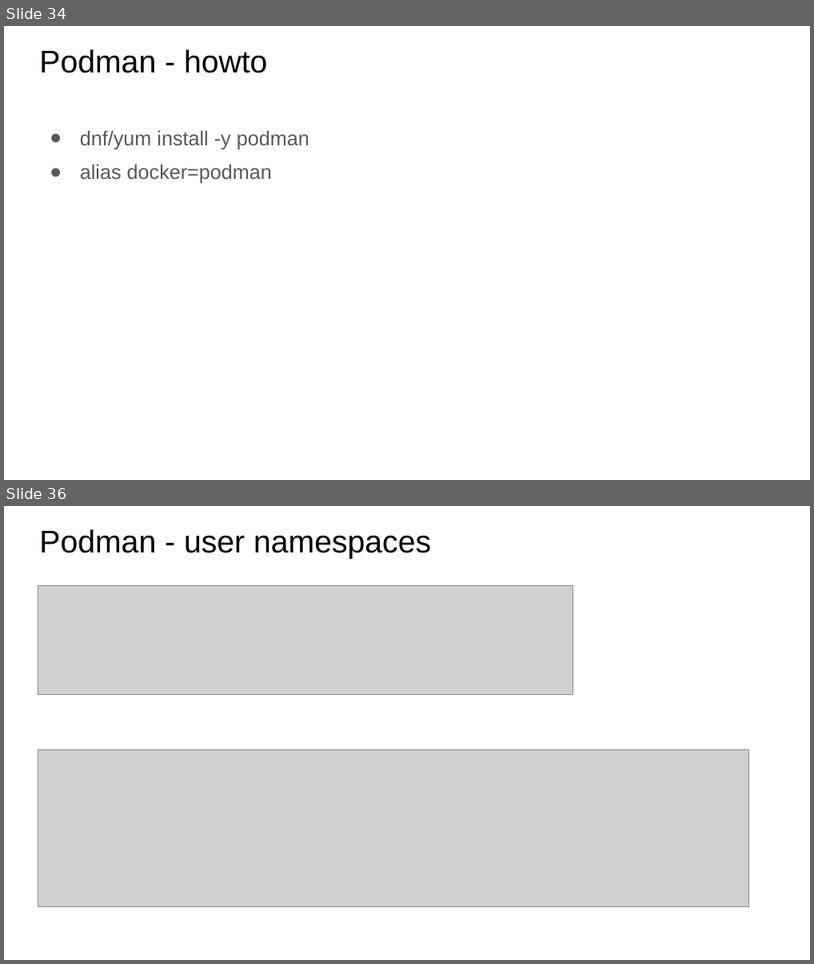
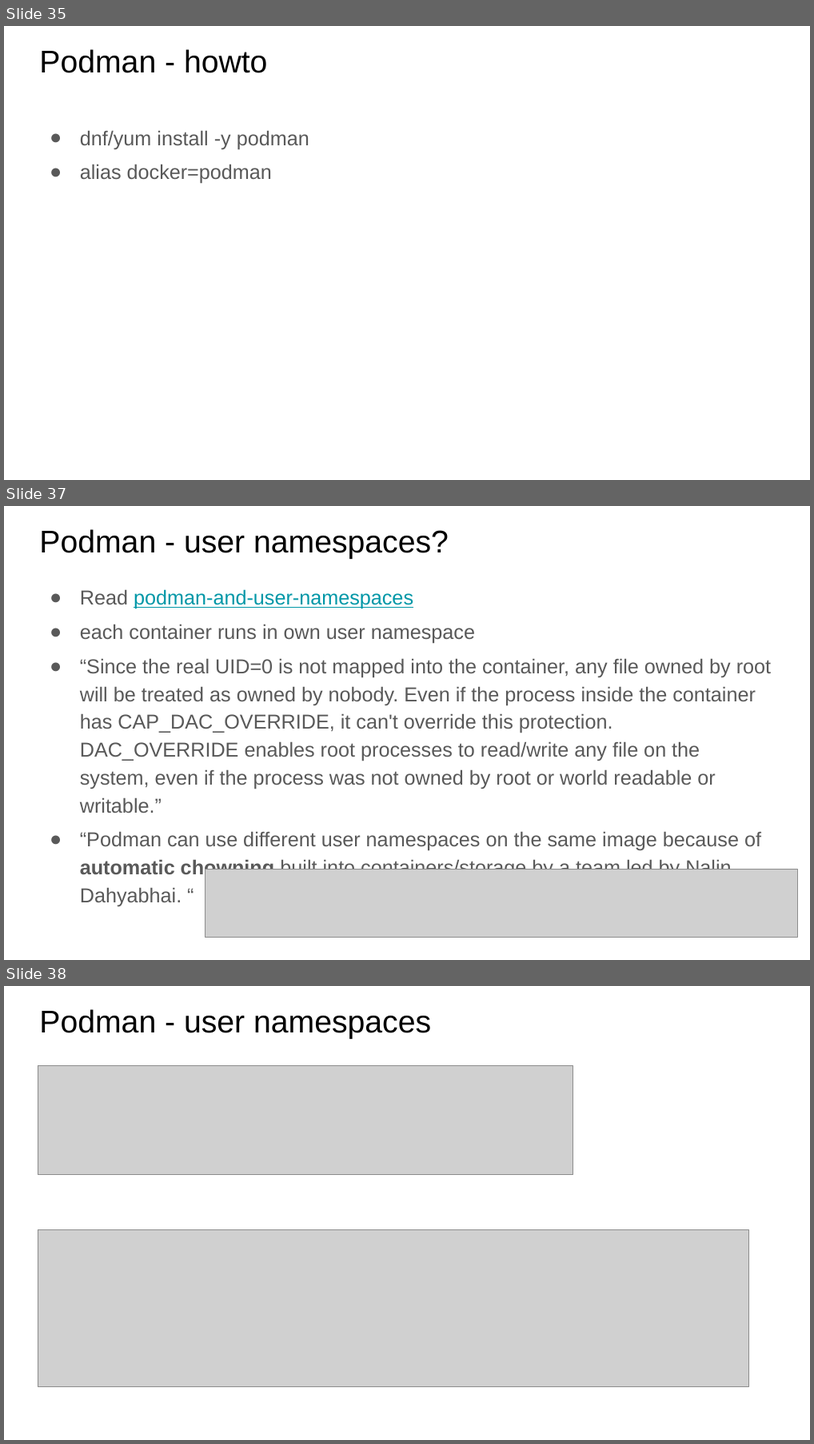
Before and after one commit to docent-net/conferences, a slide deck: 2019-16-sesja-linuksowa/o-bezpieczenstwie-kontenerow-linuksowych.odp. Shown one above the other, each under a label of ours: slides 34 and 36 before the commit, slides 35, 37 and 38 after it; the slides between them are not shown. The pictures are 814x964 and 814x1444 pixels, drawn with LibreOffice and Linux fonts; fonts in the diff are those of the drawing; grey boxes stand for pictures. Boxes give left, top, right and bottom in pixels: in the first picture for what was removed or moved away, otherwise in the second. Text is boxed around its words. In the diff, an @@ line names an element or a change of style, - is before the commit and + after.

```diff
--- a/2019-16-sesja-linuksowa/o-bezpieczenstwie-kontenerow-linuksowych.odp
+++ b/2019-16-sesja-linuksowa/o-bezpieczenstwie-kontenerow-linuksowych.odp
@@ slide 37 added at <box>4,506,810,960</box>, background #FFFFFF @@
@@ title added at <box>39,529,449,559</box>, 28 pt, text #000000 @@
+Podman - user namespaces?
@@ text added at <box>80,589,771,879</box>, 18 pt, text #595959 @@
+● Read podman-and-user-namespaces
+● each container runs in own user namespace
+● “Since the real UID=0 is not mapped into the container, any file owned by root will be treated as owned by nobody. Even if the process inside the container has CAP_DAC_OVERRIDE, it can't override this protection. DAC_OVERRIDE enables root processes to read/write any file on the system, even if the process was not owned by root or world readable or writable.”
+● “Podman can use different user namespaces on the same image because of automatic chowning built into containers/storage by a team led by Nalin Dahyabhai. “
@@ picture added at <box>206,869,798,936</box> @@
@@ what was slide 34 is now slide 35 @@
@@ what was slide 36 is now slide 38 @@
```
Also in this commit, not shown: 5 slides changed, 3 other slides added, 2 other files.
